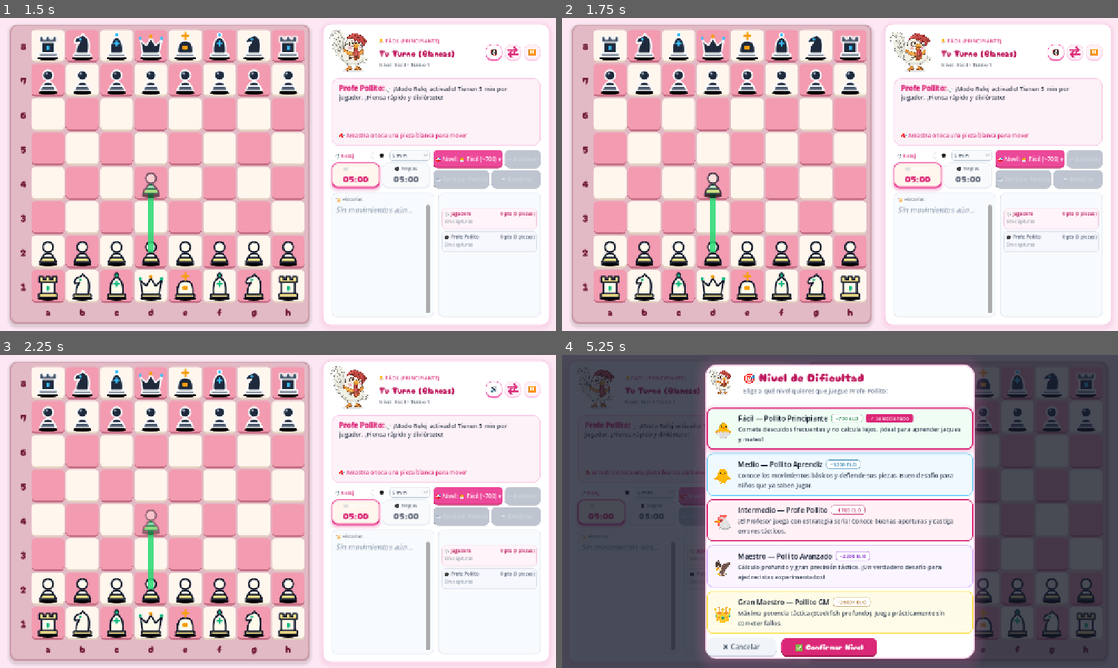
Above: before the commit, frames 1-4 (two rows, left to right).
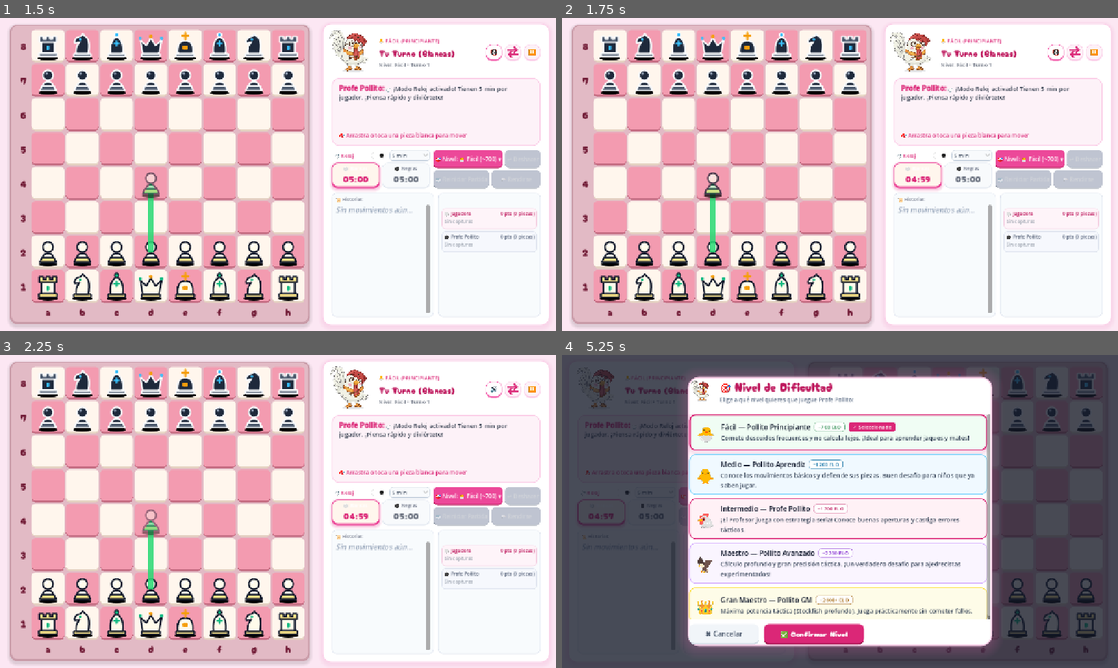
Above: after the commit, the same moments.

Repository: Xx5n0wxX/ajedrez-de-pollito
Game: Godot game, scene res://tablero_juego.tscn
Same seed, same stepped clock (60 frames per second), same inputs: the game is played once before the commit and once after it. This scene is started directly instead of the project's main scene.
Inputs (mouse positions are in pixels of both pictures, inside the frame that each line leads up to):
- Up to frame 1 (1.5 s): click "⏱️ Reloj" at 0.5 s; click "🔊" at 1.25 s
- Up to frame 2 (1.75 s): no input
- Up to frame 3 (2.25 s): click "🔇" at 2 s
- Up to frame 4 (5.25 s): click (1073, 389) at 2.75 s; click "⏸️" at 3.5 s; click "5 min" at 4.25 s; click "🎯 Nivel: 🐣 Fácil (~700) ▾" at 5 s

Frame 1 is identical in both runs. In frame 2, less than 0.1% of the frame differs, in the area x 61-67%, y 50-53%; in frame 3, less than 0.1%; in frame 4, 24%, in the area x 6-78%, y 2-99%.

Commit message:
Release v1.2.3 (Build 18): Correccion integral del reloj de ajedrez (tiempo ahora corre activamente al habilitarlo y alterna turnos), adaptabilidad del selector de dificultad en modo landscape con scroll y botones siempre visibles, y agrandamiento de botones y tipografia en el modo revision de partida.

Diff:
--- a/scripts/DifficultyModal.gd
+++ b/scripts/DifficultyModal.gd
@@ -11,8 +11,12 @@
 
 var overlay: ColorRect
 var modal_card: PanelContainer
+var cards_scroll: ScrollContainer
 var cards_vbox: VBoxContainer
 var card_panels: Array[PanelContainer] = []
+var header_avatar: TextureRect
+var header_title: Label
+var header_subtitle: Label
 var confirm_btn: Button
 var cancel_btn: Button
 
@@ -160,6 +164,7 @@
 	av.expand_mode = TextureRect.EXPAND_IGNORE_SIZE
 	av.stretch_mode = TextureRect.STRETCH_KEEP_ASPECT_CENTERED
 	header_hbox.add_child(av)
+	header_avatar = av
 
 	var title_vbox = VBoxContainer.new()
 	title_vbox.size_flags_horizontal = Control.SIZE_EXPAND_FILL
@@ -174,6 +179,7 @@
 	title.add_theme_font_size_override("font_size", 28)
 	title.add_theme_color_override("font_color", Color("#be185d"))
 	title_vbox.add_child(title)
+	header_title = title
 
 	var subtitle = Label.new()
 	subtitle.name = "ModalSubtitle"
@@ -181,16 +187,25 @@
 	subtitle.add_theme_font_size_override("font_size", 14)
 	subtitle.add_theme_color_override("font_color", Color("#64748b"))
 	title_vbox.add_child(subtitle)
+	header_subtitle = subtitle
 
 	vbox.add_child(HSeparator.new())
 
-	# --- 2. Container de Tarjetas ---
+	# --- 2. Container de Tarjetas con Scroll ---
+	cards_scroll = ScrollContainer.new()
+	cards_scroll.name = "CardsScroll"
+	cards_scroll.size_flags_horizontal = Control.SIZE_EXPAND_FILL
+	cards_scroll.size_flags_vertical = Control.SIZE_EXPAND_FILL
+	cards_scroll.horizontal_scroll_mode = ScrollContainer.SCROLL_MODE_DISABLED
+	cards_scroll.vertical_scroll_mode = ScrollContainer.SCROLL_MODE_AUTO
+	vbox.add_child(cards_scroll)
+
 	cards_vbox = VBoxContainer.new()
 	cards_vbox.name = "CardsVBox"
 	cards_vbox.size_flags_horizontal = Control.SIZE_EXPAND_FILL
 	cards_vbox.size_flags_vertical = Control.SIZE_EXPAND_FILL
 	cards_vbox.add_theme_constant_override("separation", 8)
-	vbox.add_child(cards_vbox)
+	cards_scroll.add_child(cards_vbox)
 
 	for d in DIFF_DATA:
 		var d_id: int = d["id"]
@@ -205,6 +220,7 @@
 		var click_btn = Button.new()
 		click_btn.flat = true
 		click_btn.focus_mode = Control.FOCUS_NONE
+		click_btn.mouse_filter = Control.MOUSE_FILTER_PASS
 		click_btn.set_anchors_and_offsets_preset(Control.PRESET_FULL_RECT)
 		click_btn.pressed.connect(func(): _on_card_clicked(d_id))
 		d_card.add_child(click_btn)
@@ -345,8 +361,10 @@
 
 func _apply_responsive_sizing(is_mob: bool) -> void:
 	var vp_size = get_viewport().get_visible_rect().size
-	if is_mob:
-		# Móvil Vertical: ocupa el 96% de la pantalla (516x930 sobre 540x960)
+	var is_portrait: bool = vp_size.y > vp_size.x
+
+	if is_portrait:
+		# Modo Vertical (Móvil vertical o ventana vertical)
 		modal_card.set_anchors_and_offsets_preset(Control.PRESET_FULL_RECT)
 		modal_card.offset_left = 12
 		modal_card.offset_right = -12
@@ -355,18 +373,28 @@
 		modal_card.custom_minimum_size = Vector2(0, 0)
 		modal_card.size_flags_vertical = Control.SIZE_EXPAND_FILL
 
+		if is_instance_valid(header_avatar):
+			header_avatar.custom_minimum_size = Vector2(68, 68)
+		if is_instance_valid(header_title):
+			header_title.add_theme_font_size_override("font_size", 28)
+		if is_instance_valid(header_subtitle):
+			header_subtitle.add_theme_font_size_override("font_size", 14)
+
 		cancel_btn.custom_minimum_size = Vector2(0, 56)
 		cancel_btn.size_flags_horizontal = Control.SIZE_EXPAND_FILL
 		confirm_btn.custom_minimum_size = Vector2(0, 56)
 		confirm_btn.size_flags_horizontal = Control.SIZE_EXPAND_FILL
 
 		for card in card_panels:
-			card.size_flags_vertical = Control.SIZE_EXPAND_FILL
-			card.custom_minimum_size = Vector2(0, 114)
+			card.size_flags_horizontal = Control.SIZE_EXPAND_FILL
+			card.size_flags_vertical = Control.SIZE_SHRINK_CENTER
+			card.custom_minimum_size = Vector2(0, 108)
 	else:
-		# Desktop: Centrado horizontal y verticalmente, ancho fijo de 620px
-		var card_w: float = 620.0
-		var card_h: float = minf(680.0, vp_size.y * 0.94)
+		# Modo Landscape / Horizontal (Desktop y Móvil horizontal)
+		var is_compact_landscape: bool = vp_size.y < 540.0
+		var card_w: float = minf(vp_size.x - 32.0, 700.0 if not is_compact_landscape else 640.0)
+		var card_h: float = minf(vp_size.y - (16.0 if is_compact_landscape else 28.0), 620.0)
+
 		modal_card.anchor_left = 0.5
 		modal_card.anchor_right = 0.5
 		modal_card.anchor_top = 0.5
@@ -378,11 +406,20 @@
 		modal_card.custom_minimum_size = Vector2(card_w, card_h)
 		modal_card.size_flags_vertical = Control.SIZE_SHRINK_CENTER
 
-		cancel_btn.custom_minimum_size = Vector2(160, 44)
+		if is_instance_valid(header_avatar):
+			header_avatar.custom_minimum_size = Vector2(44, 44) if is_compact_landscape else Vector2(58, 58)
+		if is_instance_valid(header_title):
+			header_title.add_theme_font_size_override("font_size", 22 if is_compact_landscape else 26)
+		if is_instance_valid(header_subtitle):
+			header_subtitle.add_theme_font_size_override("font_size", 12 if is_compact_landscape else 13)
+
+		var btn_h = 42.0 if is_compact_landscape else 48.0
+		cancel_btn.custom_minimum_size = Vector2(160, btn_h)
 		cancel_btn.size_flags_horizontal = Control.SIZE_SHRINK_END
-		confirm_btn.custom_minimum_size = Vector2(220, 44)
+		confirm_btn.custom_minimum_size = Vector2(230, btn_h)
 		confirm_btn.size_flags_horizontal = Control.SIZE_SHRINK_END
 
 		for card in card_panels:
-			card.size_flags_vertical = Control.SIZE_EXPAND_FILL
-			card.custom_minimum_size = Vector2(0, 80)
+			card.size_flags_horizontal = Control.SIZE_EXPAND_FILL
+			card.size_flags_vertical = Control.SIZE_SHRINK_CENTER
+			card.custom_minimum_size = Vector2(0, 74 if is_compact_landscape else 84)
--- a/scripts/GameController.gd
+++ b/scripts/GameController.gd
@@ -809,9 +809,7 @@
 		return
 
 	if game_mode == "free_play":
-
-		if chess_clock and chess_clock.is_enabled and is_match_started:
-
+		if chess_clock and chess_clock.is_enabled and not is_in_review_mode:
 			chess_clock.update(delta)
 
 		if is_match_timer_active and not is_in_review_mode:
@@ -1988,16 +1986,18 @@
 
 	if is_instance_valid(history_title):
 		history_title.text = "🔍 MODO REVISIÓN"
-		history_title.add_theme_font_size_override("font_size", 20 if is_mob_rev else 16)
+		history_title.add_theme_font_size_override("font_size", 26 if is_mob_rev else 22)
 		history_title.add_theme_color_override("font_color", Color("#db2777"))
 
 	if is_instance_valid(history_review_hint):
 		history_review_hint.visible = true
 		history_review_hint.text = "Jugada %d / %d" % [review_move_index, move_history.size()]
-		history_review_hint.add_theme_font_size_override("font_size", 16 if is_mob_rev else 13)
+		history_review_hint.add_theme_font_size_override("font_size", 20 if is_mob_rev else 17)
 
 	if is_instance_valid(btn_exit_review):
 		btn_exit_review.visible = true
+		btn_exit_review.custom_minimum_size = Vector2(0, 56 if is_mob_rev else 48)
+		btn_exit_review.add_theme_font_size_override("font_size", 20 if is_mob_rev else 17)
 		if _get_history_mgr() and _get_history_mgr().open_history_on_main_menu:
 			btn_exit_review.text = "🔙 Volver al Historial"
 		else:
@@ -2005,19 +2005,19 @@
 
 	# 4. Agrandar fuente del texto del historial para ocupar cómodamente el espacio
 	if is_instance_valid(move_history_label):
-		move_history_label.add_theme_font_size_override("normal_font_size", 20 if is_mob_rev else 16)
+		move_history_label.add_theme_font_size_override("normal_font_size", 24 if is_mob_rev else 20)
 
 	# 5. Agrandar barra de controles de reproducción y botones
 	if is_instance_valid(replay_controls_bar):
 		replay_controls_bar.visible = true
-		replay_controls_bar.custom_minimum_size = Vector2(0, 48)
+		replay_controls_bar.custom_minimum_size = Vector2(0, 60 if is_mob_rev else 52)
 		for btn in [replay_first_btn, replay_prev_btn, replay_next_btn, replay_last_btn]:
 			if is_instance_valid(btn):
-				btn.custom_minimum_size = Vector2(52, 44)
-				btn.add_theme_font_size_override("font_size", 18)
+				btn.custom_minimum_size = Vector2(64, 54) if is_mob_rev else Vector2(56, 46)
+				btn.add_theme_font_size_override("font_size", 24 if is_mob_rev else 22)
 		if is_instance_valid(replay_play_btn):
-			replay_play_btn.custom_minimum_size = Vector2(100, 44)
-			replay_play_btn.add_theme_font_size_override("font_size", 14)
+			replay_play_btn.custom_minimum_size = Vector2(145, 54) if is_mob_rev else Vector2(130, 46)
+			replay_play_btn.add_theme_font_size_override("font_size", 18 if is_mob_rev else 16)
 
 	_update_review_buttons_state()
 	_rebuild_history_ui()
@@ -2903,10 +2903,7 @@
 	if toggled_on:
 		chess_clock.reset(selected_clock_duration)
 		chess_clock.set_turn(chess_board.rules.white_to_move if (chess_board and chess_board.rules) else true)
-		if is_match_started:
-			chess_clock.start()
-		else:
-			chess_clock.pause()
+		chess_clock.start()
 		var mins_label = "%d min" % int(round(selected_clock_duration / 60.0))
 		set_dialogue("[color=#db2777][b]Profe Pollito:[/b][/color] ⏱️ ¡Modo Reloj activado! Tienen %s por jugador. ¡Piensa rápido y diviértete!" % mins_label)
 		last_speech_text = "¡Modo reloj activado! Tienes %s." % mins_label
@@ -3197,7 +3194,7 @@
 		if clock_toggle and clock_toggle.button_pressed:
 			chess_clock.is_enabled = true
 			chess_clock.set_turn(true)
-			chess_clock.pause()
+			chess_clock.start()
 		else:
 			chess_clock.is_enabled = false
 		_update_active_clock_style()
@@ -3671,9 +3668,10 @@
 
 
 	# Iniciar cronómetro de partida y actualizar estadísticas de material y capturas
-
 	is_match_timer_active = true
-
+	if chess_clock and chess_clock.is_enabled and not chess_clock.has_ended:
+		if not chess_clock.is_running:
+			chess_clock.start()
 	_update_material_and_captures_ui()
 
 
@@ -3995,13 +3993,15 @@
 
 
 func _on_white_clock_gui_input(event: InputEvent) -> void:
-
-	if event is InputEventMouseButton and event.pressed and event.button_index == MOUSE_BUTTON_LEFT:
-
+	var is_press: bool = false
+	if event is InputEventScreenTouch and event.pressed:
+		is_press = true
+	elif event is InputEventMouseButton and event.pressed and event.button_index == MOUSE_BUTTON_LEFT:
+		is_press = true
+
+	if is_press:
 		if is_waiting_for_clock_press and not is_game_paused and (confirm_modal_overlay == null or not confirm_modal_overlay.visible):
-
 			_on_player_clock_pressed()
-
 			get_viewport().set_input_as_handled()
 
 
@@ -5563,13 +5563,18 @@
 			tb.add_theme_font_size_override("font_size", top_font)
 
 	# Botones de revisión
-	var rev_btns = [replay_first_btn, replay_prev_btn, replay_play_btn, replay_next_btn, replay_last_btn, btn_exit_review]
-	var rev_h = 48.0 if is_mob else 38.0
-	var rev_font = 16 if is_mob else 14
+	var rev_btns = [replay_first_btn, replay_prev_btn, replay_next_btn, replay_last_btn]
+	var rev_font = (24 if is_mob else 22) if is_in_review_mode else (16 if is_mob else 14)
 	for rb in rev_btns:
 		if is_instance_valid(rb):
-			rb.custom_minimum_size.y = rev_h
+			rb.custom_minimum_size = Vector2(64, 54) if is_mob else Vector2(56, 46)
 			rb.add_theme_font_size_override("font_size", rev_font)
+	if is_instance_valid(replay_play_btn):
+		replay_play_btn.custom_minimum_size = Vector2(145, 54) if is_mob else Vector2(130, 46)
+		replay_play_btn.add_theme_font_size_override("font_size", (18 if is_mob else 16) if is_in_review_mode else 14)
+	if is_instance_valid(btn_exit_review):
+		btn_exit_review.custom_minimum_size.y = 56.0 if is_mob else 48.0
+		btn_exit_review.add_theme_font_size_override("font_size", 20 if is_mob else 17)
 
 	# Reloj de Ajedrez y tiempo
 	var time_font = 24 if is_mob else 20
@@ -5597,13 +5602,13 @@
 
 	# Historial de jugadas
 	if is_instance_valid(move_history_label):
-		var hist_font = (20 if is_mob else 16) if is_in_review_mode else (16 if is_mob else 12)
+		var hist_font = (24 if is_mob else 20) if is_in_review_mode else (16 if is_mob else 12)
 		move_history_label.add_theme_font_size_override("normal_font_size", hist_font)
 	if is_instance_valid(history_title):
-		var title_font = (20 if is_mob else 16) if is_in_review_mode else (15 if is_mob else 11)
+		var title_font = (26 if is_mob else 22) if is_in_review_mode else (15 if is_mob else 11)
 		history_title.add_theme_font_size_override("font_size", title_font)
 	if is_instance_valid(history_review_hint):
-		history_review_hint.add_theme_font_size_override("font_size", 16 if is_mob else 13)
+		history_review_hint.add_theme_font_size_override("font_size", 20 if is_mob else 17)
 
 	# Puntuación y estadísticas (MatchStatsSection)
 	var score_font = 16 if is_mob else 11
--- a/scripts/OnlineGameController.gd
+++ b/scripts/OnlineGameController.gd
@@ -647,11 +647,18 @@
 		chat_send_btn.add_theme_font_size_override("font_size", 15 if is_mob else 13)
 
 	# Controles de revisión
-	var rev_btns = [btn_review_first, btn_review_prev, btn_review_play, btn_review_next, btn_review_last, btn_exit_review_online]
+	var rev_btns = [btn_review_first, btn_review_prev, btn_review_next, btn_review_last]
+	var rev_font = (24 if is_mob else 22) if is_in_review_mode else (16 if is_mob else 13)
 	for rb in rev_btns:
 		if is_instance_valid(rb):
-			rb.custom_minimum_size.y = 44.0 if is_mob else 30.0
-			rb.add_theme_font_size_override("font_size", 16 if is_mob else 13)
+			rb.custom_minimum_size = Vector2(64, 54) if is_mob else Vector2(56, 46)
+			rb.add_theme_font_size_override("font_size", rev_font)
+	if is_instance_valid(btn_review_play):
+		btn_review_play.custom_minimum_size = Vector2(145, 54) if is_mob else Vector2(130, 46)
+		btn_review_play.add_theme_font_size_override("font_size", (18 if is_mob else 16) if is_in_review_mode else 13)
+	if is_instance_valid(btn_exit_review_online):
+		btn_exit_review_online.custom_minimum_size.y = 56.0 if is_mob else 48.0
+		btn_exit_review_online.add_theme_font_size_override("font_size", 20 if is_mob else 17)
 
 	# Relojes
 	var clock_font = 28 if is_mob else 20
@@ -666,13 +673,13 @@
 
 	# Historial de jugadas
 	if is_instance_valid(move_history_label):
-		var hist_font = (20 if is_mob else 16) if is_in_review_mode else (16 if is_mob else 12)
+		var hist_font = (24 if is_mob else 20) if is_in_review_mode else (16 if is_mob else 12)
 		move_history_label.add_theme_font_size_override("normal_font_size", hist_font)
 	if is_instance_valid(review_title):
-		var title_font = (20 if is_mob else 16) if is_in_review_mode else (16 if is_mob else 12)
+		var title_font = (26 if is_mob else 22) if is_in_review_mode else (16 if is_mob else 12)
 		review_title.add_theme_font_size_override("font_size", title_font)
 	if is_instance_valid(review_status_label):
-		review_status_label.add_theme_font_size_override("font_size", 16 if is_mob else 12)
+		review_status_label.add_theme_font_size_override("font_size", 20 if is_mob else 17)
 
 	# Puntuación y ventaja de material
 	var score_font = 20 if is_mob else 14
@@ -1539,16 +1546,18 @@
 
 	if review_title:
 		review_title.text = "🔍 MODO REVISIÓN"
-		review_title.add_theme_font_size_override("font_size", 20 if is_mob_rev else 16)
+		review_title.add_theme_font_size_override("font_size", 26 if is_mob_rev else 22)
 		review_title.add_theme_color_override("font_color", Color("#db2777"))
 
 	if review_status_label:
 		review_status_label.visible = true
 		review_status_label.text = "Jugada %d / %d" % [review_move_index, match_moves.size()]
-		review_status_label.add_theme_font_size_override("font_size", 16 if is_mob_rev else 13)
+		review_status_label.add_theme_font_size_override("font_size", 20 if is_mob_rev else 17)
 
 	if btn_exit_review_online:
 		btn_exit_review_online.visible = true
+		btn_exit_review_online.custom_minimum_size = Vector2(0, 56 if is_mob_rev else 48)
+		btn_exit_review_online.add_theme_font_size_override("font_size", 20 if is_mob_rev else 17)
 		var mhm = _get_history_mgr()
 		if mhm and mhm.open_history_on_main_menu:
 			btn_exit_review_online.text = "🔙 Volver al Historial"
@@ -1559,10 +1568,18 @@
 		btn_swap_layout_review_online.visible = true
 
 	if move_history_label:
-		move_history_label.add_theme_font_size_override("normal_font_size", 20 if is_mob_rev else 16)
+		move_history_label.add_theme_font_size_override("normal_font_size", 24 if is_mob_rev else 20)
 
 	if review_controls_bar:
 		review_controls_bar.visible = true
+		review_controls_bar.custom_minimum_size = Vector2(0, 60 if is_mob_rev else 52)
+		for btn in [btn_review_first, btn_review_prev, btn_review_next, btn_review_last]:
+			if is_instance_valid(btn):
+				btn.custom_minimum_size = Vector2(64, 54) if is_mob_rev else Vector2(56, 46)
+				btn.add_theme_font_size_override("font_size", 24 if is_mob_rev else 22)
+		if is_instance_valid(btn_review_play):
+			btn_review_play.custom_minimum_size = Vector2(145, 54) if is_mob_rev else Vector2(130, 46)
+			btn_review_play.add_theme_font_size_override("font_size", 18 if is_mob_rev else 16)
 
 	_update_versus_review_buttons_state()
 	_render_move_history()
--- a/version.json
+++ b/version.json
@@ -1,8 +1,8 @@
 {
-  "version_code": 17,
-  "version_name": "1.2.2",
+  "version_code": 18,
+  "version_name": "1.2.3",
   "release_date": "2026-11-08",
-  "notes": "Correccion integral del desplazamiento tactil en el historial de partidas: eliminacion de conflicto de coordenadas locales/globales y optimizacion de margenes y area segura en moviles.",
+  "notes": "Correccion integral del reloj de ajedrez (tiempo ahora corre activamente al habilitarlo y alterna turnos), adaptabilidad del selector de dificultad en modo landscape con scroll y botones siempre visibles, y agrandamiento de botones y tipografia en el modo revision de partida.",
   "pck_url": "https://github.com/Xx5n0wxX/ajedrez-de-pollito/releases/latest/download/update_android.pck",
   "pck_win_url": "https://github.com/Xx5n0wxX/ajedrez-de-pollito/releases/latest/download/update_windows.pck",
   "apk_url": "https://github.com/Xx5n0wxX/ajedrez-de-pollito/releases/latest/download/Ajedrez_de_Pollito.apk",
Not shown, changed: export_presets.cfg
